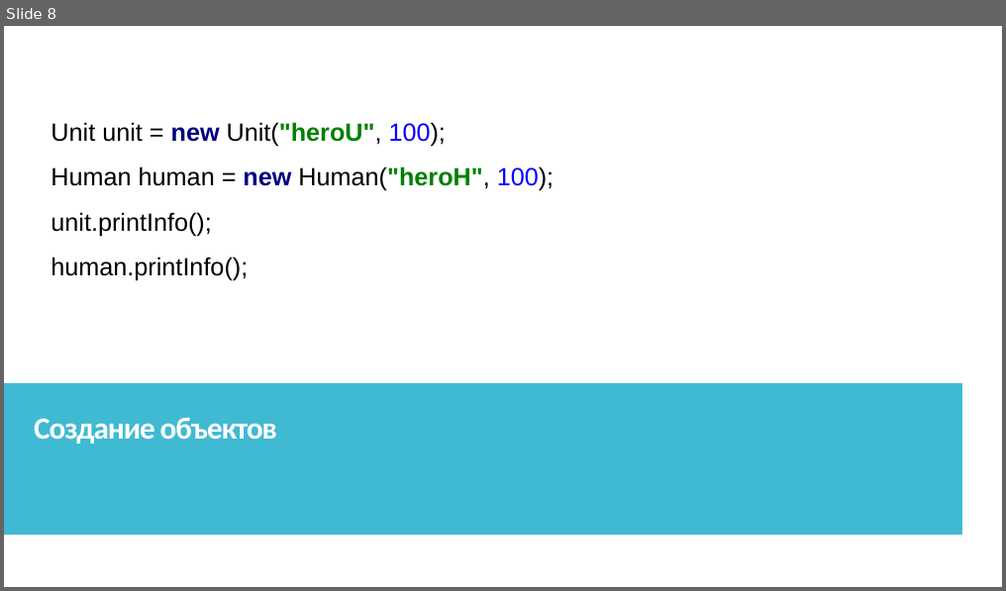
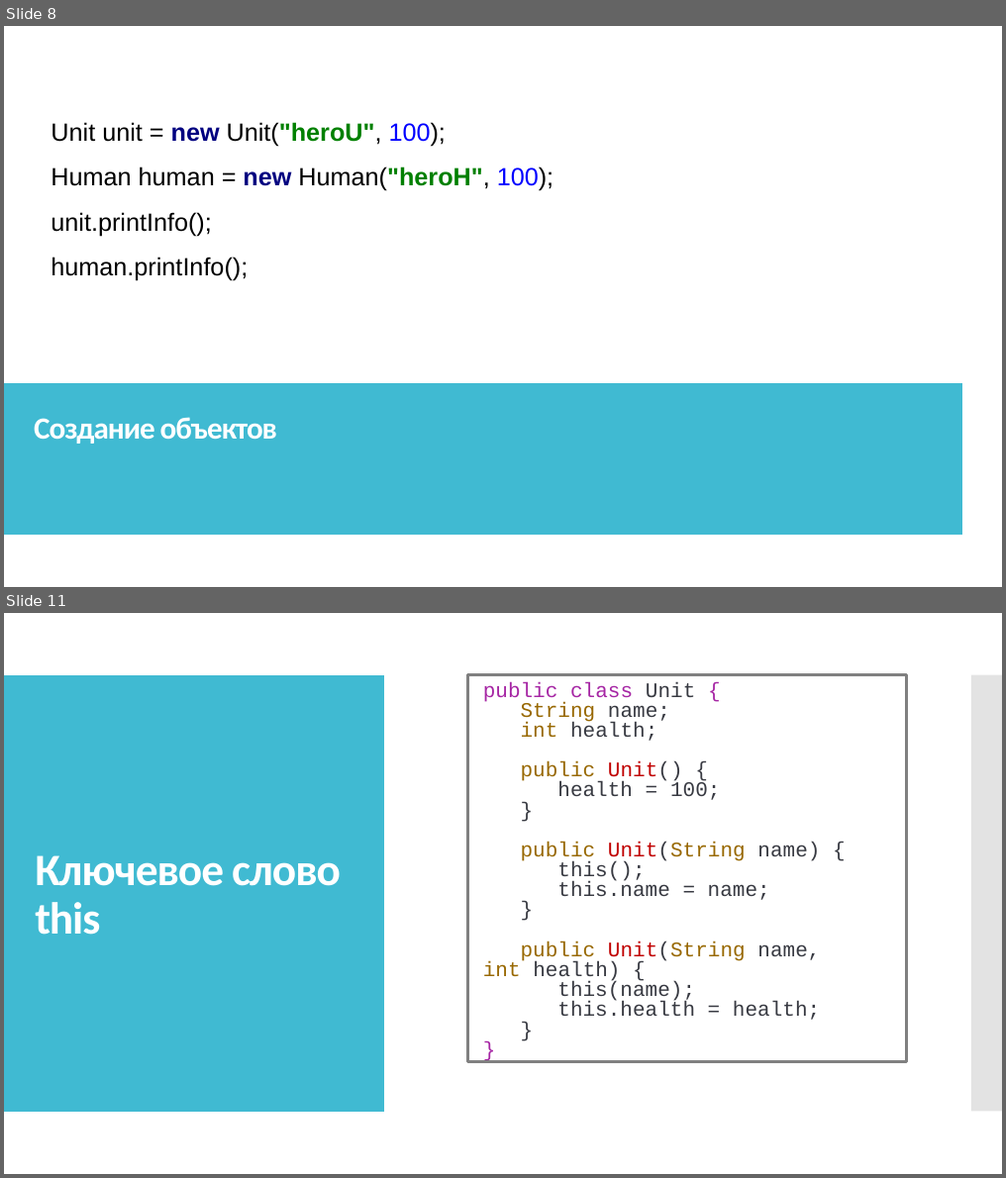
Before and after one commit to IriEfremova/LessonsCube, a slide deck: Android/Lesson12/PrincipOOP.pptx. Shown one above the other, each under a label of ours: slide 8 before the commit, slides 8 and 11 after it; the slides between them are not shown. The pictures are 1006x591 and 1006x1178 pixels, drawn with LibreOffice and Linux fonts; fonts in the diff are those of the drawing. Boxes give left, top, right and bottom in pixels: in the first picture for what was removed or moved away, otherwise in the second. Text is boxed around its words. In the diff, an @@ line names an element or a change of style, - is before the commit and + after.

```diff
--- a/Android/Lesson12/PrincipOOP.pptx
+++ b/Android/Lesson12/PrincipOOP.pptx
@@ slide 11 added at (x1=4, y1=613, x2=1002, y2=1174), background #FFFFFF; not listed: 2 template elements that a slide beside it also shows @@
@@ rectangle added at (x1=4, y1=613, x2=1002, y2=1174), fill #FFFFFF @@
@@ rectangle added at (x1=4, y1=675, x2=384, y2=1112), fill #40BAD2 @@
@@ rectangle added at (x1=467, y1=675, x2=906, y2=1062), outline #808080 3 pt @@
@@ text added at (x1=483, y1=682, x2=820, y2=1003), 20 pt, text #383A42 @@
+public class Unit {
+String name;
+int health;
+public Unit() {
+health = 100;
+}
+public Unit(String name) {
+this();
+this.name = name;
+}
+public Unit(String name, int health) {
+this(name);
+this.health = health;
+}
+}
@@ rectangle added at (x1=971, y1=675, x2=1002, y2=1112), fill #C8C8C8 at 50% opacity @@
@@ title added at (x1=35, y1=856, x2=341, y2=935), 43.2 pt, text #FFFFFF, bold @@
+Ключевое слово this
```
Also in this commit, not shown: 2 slides changed, 3 other slides added, 3 other files.
